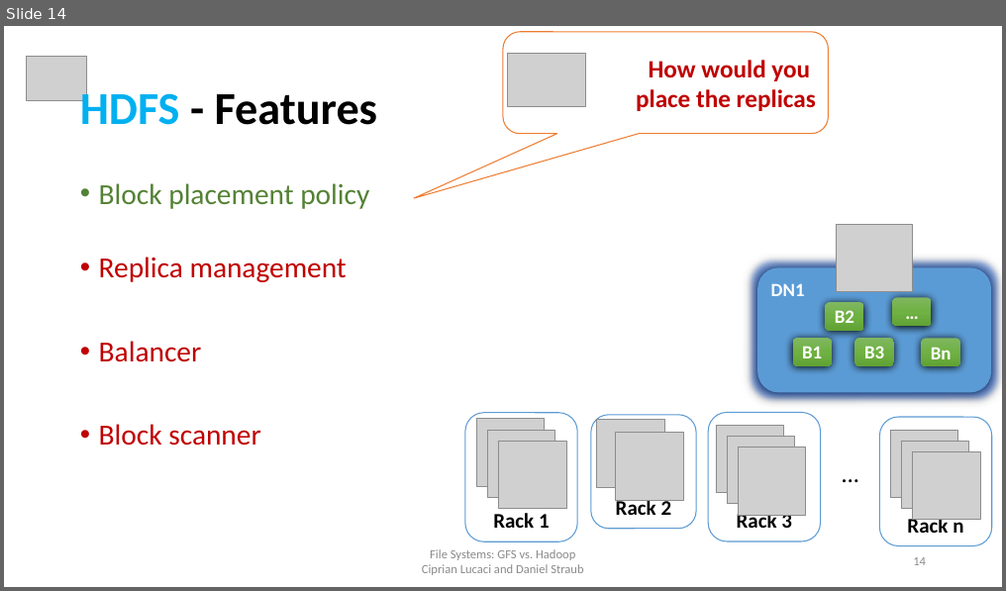
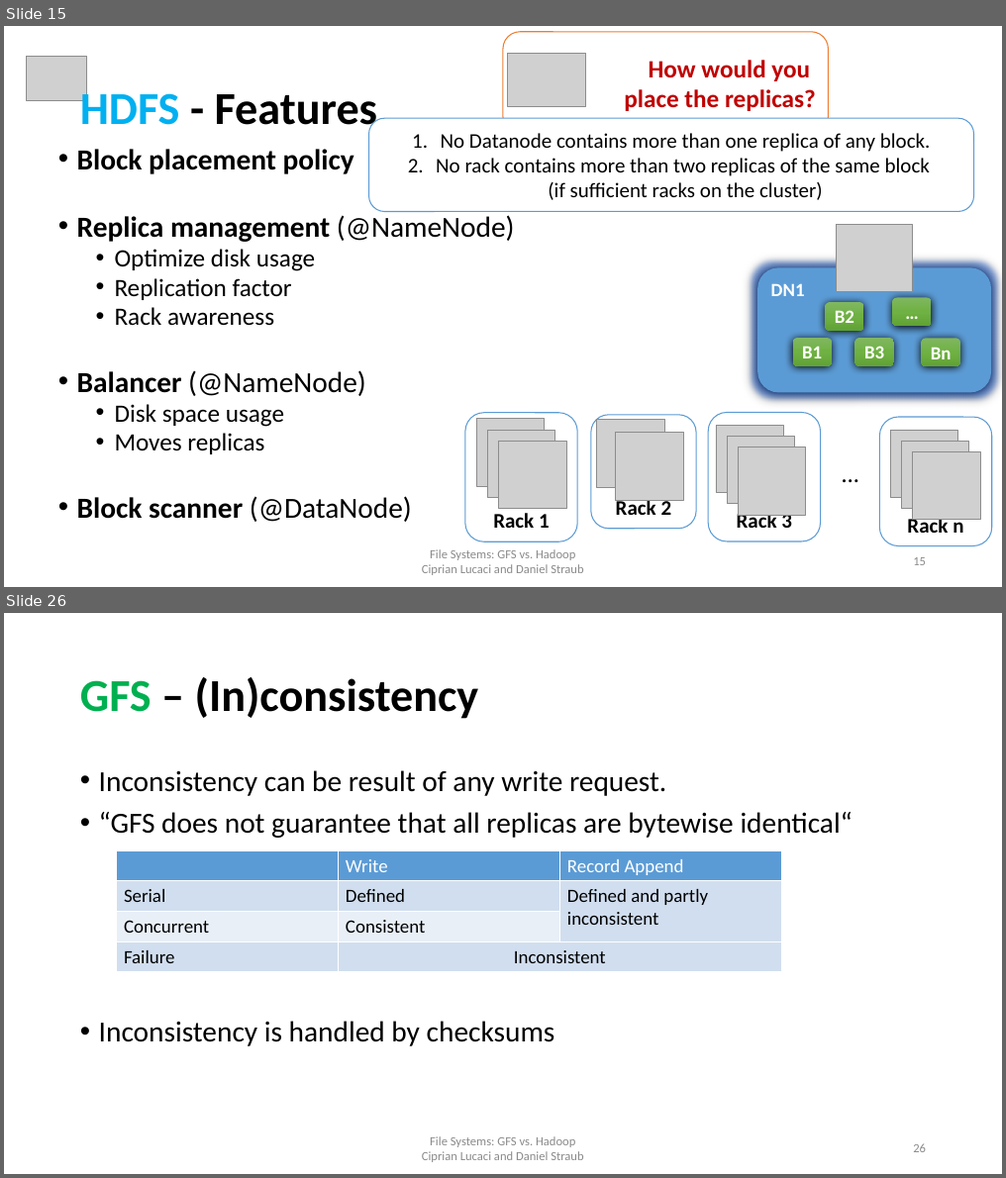
Before and after one commit to cipri7329/ss15-seminar, a slide deck: Presentation/DistributedFileSystems_Cipri.pptx. Shown one above the other, each under a label of ours: slide 14 before the commit, slides 15 and 26 after it; the slides between them are not shown. The pictures are 1006x591 and 1006x1178 pixels, drawn with LibreOffice and Linux fonts; fonts in the diff are those of the drawing; grey boxes stand for pictures; background and template pictures are left out. Boxes give left, top, right and bottom in pixels: in the first picture for what was removed or moved away, otherwise in the second. Text is boxed around its words. In the diff, an @@ line names an element or a change of style, - is before the commit and + after.

```diff
--- a/Presentation/DistributedFileSystems_Cipri.pptx
+++ b/Presentation/DistributedFileSystems_Cipri.pptx
@@ slide 26 added at (x1=4, y1=613, x2=1002, y2=1174), background #FFFFFF @@
@@ title added at (x1=80, y1=677, x2=479, y2=719), 44 pt, text #000000, bold @@
+GFS – (In)consistency
@@ text added at (x1=99, y1=770, x2=853, y2=1047), 28 pt, text #000000 @@
+• Inconsistency can be result of any write request.
+• “GFS does not guarantee that all replicas are bytewise identical“
+• Inconsistency is handled by checksums
@@ table added at (x1=116, y1=851, x2=781, y2=972), 4 rows, 3 columns @@
+ | Write | Record Append
+Serial | Defined | Defined and partly / inconsistent
+Concurrent | Consistent | 
+Failure | Inconsistent | 
@@ text added at (x1=422, y1=1137, x2=583, y2=1162), 12 pt, text #8C8C8C @@
+File Systems: GFS vs. Hadoop
+Ciprian Lucaci and Daniel Straub
@@ page number added at (x1=913, y1=1144, x2=926, y2=1153), 12 pt, text #8C8C8C @@
+26
@@ what was slide 14 is now slide 15 @@
@@ slide 15 changed as well @@
@@ text in rounded speech box at (x1=624, y1=89, x2=816, y2=111): text changed @@
-place the replicas
+place the replicas?
@@ text "Block placement policy" moved from (x1=99, y1=183, x2=369, y2=446) to (x1=77, y1=149, x2=515, y2=522) @@
@@ rounded rectangle added at (x1=369, y1=118, x2=974, y2=212), fill #FFFFFF, outline #5B9BD5 1 pt, 20 pt, text #000000 @@
+1. No Datanode contains more than one replica of any block.
+2. No rack contains more than two replicas of the same block
+   (if sufficient racks on the cluster)
@@ text at (x1=77, y1=149, x2=354, y2=174): text colour #548235 to #000000, bold on in "Block placement policy"; line spacing 0.9 to 0.8 @@
@@ text at (x1=77, y1=215, x2=515, y2=522): text changed; size 28 to 24 pt; text colour #C00000 to #000000 @@
-• Replica management
-• Balancer
-• Block scanner
+• Replica management (@NameNode)
+  • Optimize disk usage
+  • Replication factor
+  • Rack awareness
+• Balancer (@NameNode)
+  • Disk space usage
+  • Moves replicas
+• Block scanner (@DataNode)
@@ page number at (x1=913, y1=558, x2=926, y2=566): text changed @@
-14
+15
```
Also in this commit, not shown: 5 other slides changed, 14 other slides added, 3 other files.
